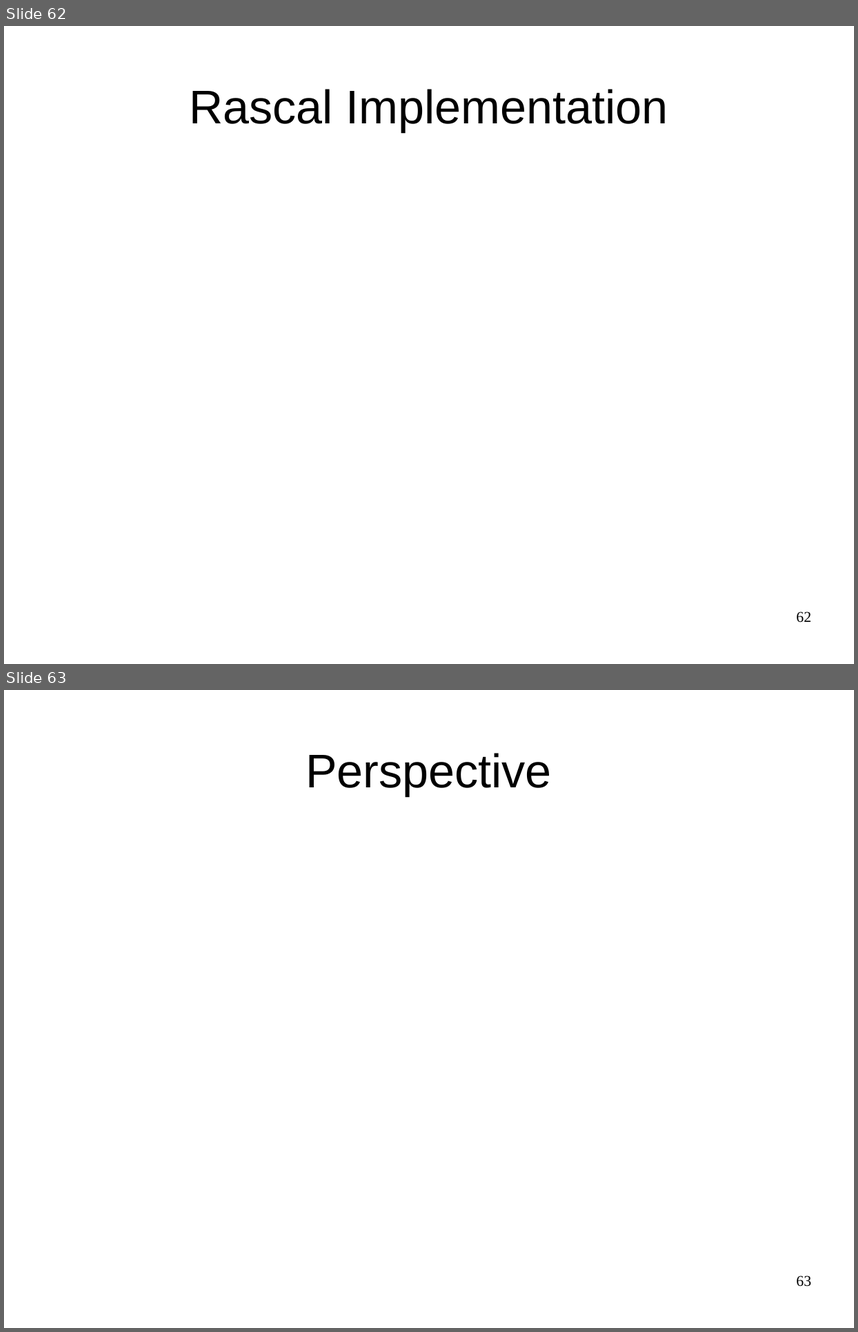
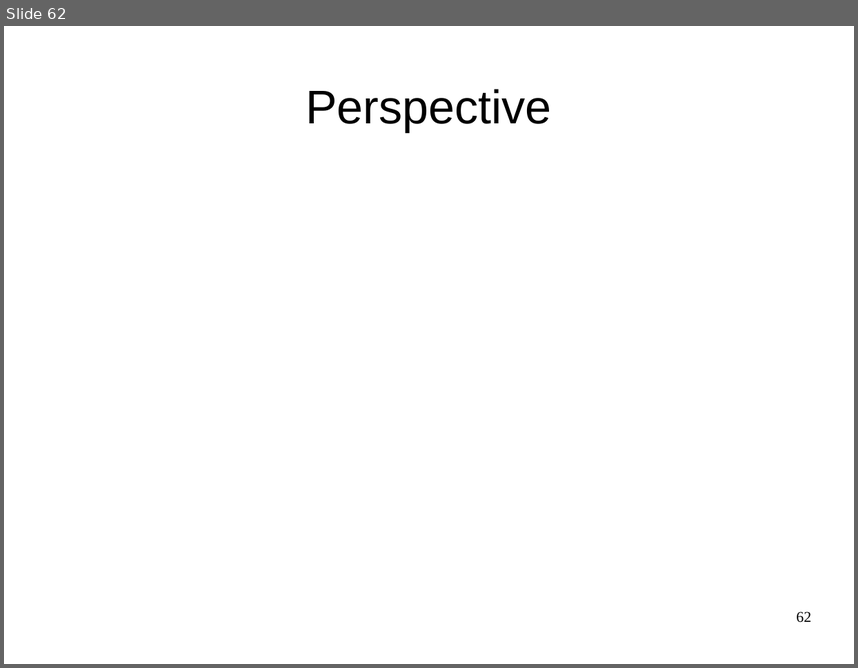
Before and after one commit to cwi-swat/meta-environment, a slide deck: meta-doc/analysis/rascal-slides/rascal-slides.odp. Shown one above the other, each under a label of ours: slides 62 and 63 before the commit, slide 62 after it. The pictures are 858x1332 and 858x668 pixels, drawn with LibreOffice and Linux fonts; fonts in the diff are those of the drawing; background and template pictures are left out. Boxes give left, top, right and bottom in pixels: in the first picture for what was removed or moved away, otherwise in the second. Text is boxed around its words. In the diff, an @@ line names an element or a change of style, - is before the commit and + after.

```diff
--- a/meta-doc/analysis/rascal-slides/rascal-slides.odp
+++ b/meta-doc/analysis/rascal-slides/rascal-slides.odp
@@ slide 62 removed at box(4, 26, 854, 664), background #FFFFFF @@
@@ title removed at box(189, 89, 668, 132) @@
-Rascal Implementation
@@ page number removed at box(796, 611, 811, 622) @@
-62
@@ what was slide 63 is now slide 62 @@
@@ page number at box(796, 611, 811, 622): text changed @@
-63
+62
```
Also in this commit, not shown: 8 slides changed, 2 slides added, 2 other slides removed.
